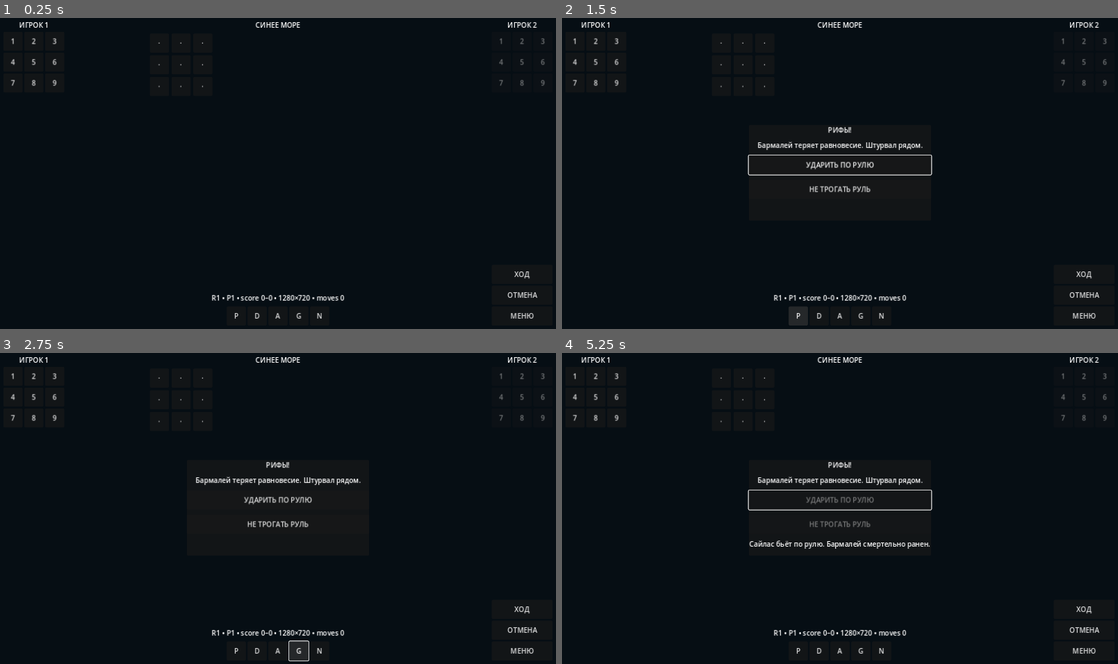
Above: before the commit, frames 1-4 (two rows, left to right).
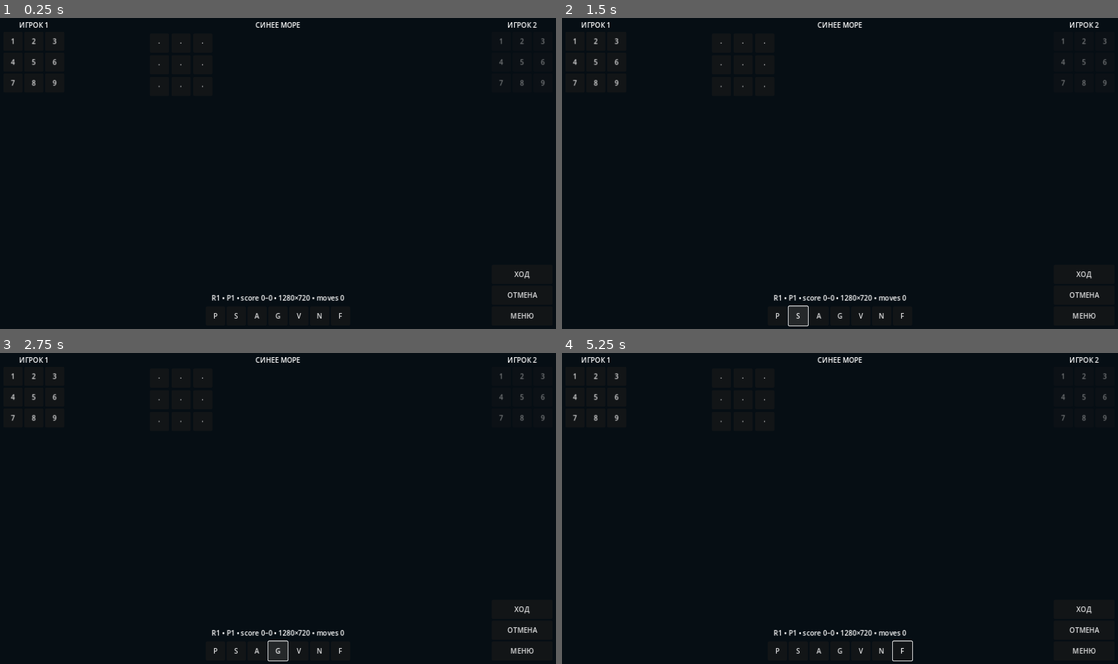
Above: after the commit, the same moments.

Repository: namelessdhamma/namelessdhamma.github.io
Game: Godot game, scene res://main.tscn
Two runs of this game, one before a commit and one after it. Both use one fixed random seed, a clock stepped at 60 frames per second and the inputs below.
Inputs (mouse positions are in pixels of both pictures, inside the frame that each line leads up to):
- Up to frame 1 (0.25 s): no input
- Up to frame 2 (1.5 s): click (817, 316) at 0.5 s, where only the run before the commit has a clickable "D"; click (795, 316) at 1.25 s, where only the run after the commit has a clickable "S"
- Up to frame 3 (2.75 s): click "G" at 2 s
- Up to frame 4 (5.25 s): click "N" (after the commit: "V") at 2.75 s; click "N" at 3.5 s; click (901, 651) at 4.25 s, where only the run after the commit has a clickable "F"; click (840, 499) at 5 s, where only the run before the commit has a clickable "УДАРИТЬ ПО РУЛЮ"

The runs differ from the first frame. In frame 1, less than 0.1% of the frame differs, in the area x 38-62%, y 94-97%; in frame 2, 1.3%; in frame 3, 1.0%; in frame 4, 1.6%, in the area x 33-67%, y 35-100%.

Commit message:
A5: converge seven canonical world slots and enlarge board

Diff:
--- a/sinee-more-godot/main.tscn
+++ b/sinee-more-godot/main.tscn
@@ -66,7 +66,7 @@
 horizontal_alignment = 1
 
 [node name="BoardAspect" type="AspectRatioContainer" parent="SafeArea/Landscape/Center"]
-custom_minimum_size = Vector2(0, 180)
+custom_minimum_size = Vector2(0, 210)
 layout_mode = 2
 size_flags_vertical = 3
 ratio = 1.0
@@ -93,17 +93,17 @@
 layout_mode = 2
 text = "P"
 
-[node name="DriedSea" type="Button" parent="SafeArea/Landscape/Center/WorldStrip"]
-custom_minimum_size = Vector2(44, 44)
-layout_mode = 2
-text = "D"
+[node name="SandSea" type="Button" parent="SafeArea/Landscape/Center/WorldStrip"]
+custom_minimum_size = Vector2(44, 44)
+layout_mode = 2
+text = "S"
 
 [node name="Atlantis" type="Button" parent="SafeArea/Landscape/Center/WorldStrip"]
 custom_minimum_size = Vector2(44, 44)
 layout_mode = 2
 text = "A"
 
-[node name="Abyssal" type="Button" parent="SafeArea/Landscape/Center/WorldStrip"]
+[node name="GodsOfDeep" type="Button" parent="SafeArea/Landscape/Center/WorldStrip"]
 custom_minimum_size = Vector2(44, 44)
 layout_mode = 2
 text = "G"
@@ -111,7 +111,17 @@
 [node name="NDVoid" type="Button" parent="SafeArea/Landscape/Center/WorldStrip"]
 custom_minimum_size = Vector2(44, 44)
 layout_mode = 2
+text = "V"
+
+[node name="NightSea" type="Button" parent="SafeArea/Landscape/Center/WorldStrip"]
+custom_minimum_size = Vector2(44, 44)
+layout_mode = 2
 text = "N"
+
+[node name="NorthernSea" type="Button" parent="SafeArea/Landscape/Center/WorldStrip"]
+custom_minimum_size = Vector2(44, 44)
+layout_mode = 2
+text = "F"
 
 [node name="RightRail" type="VBoxContainer" parent="SafeArea/Landscape"]
 custom_minimum_size = Vector2(132, 0)
